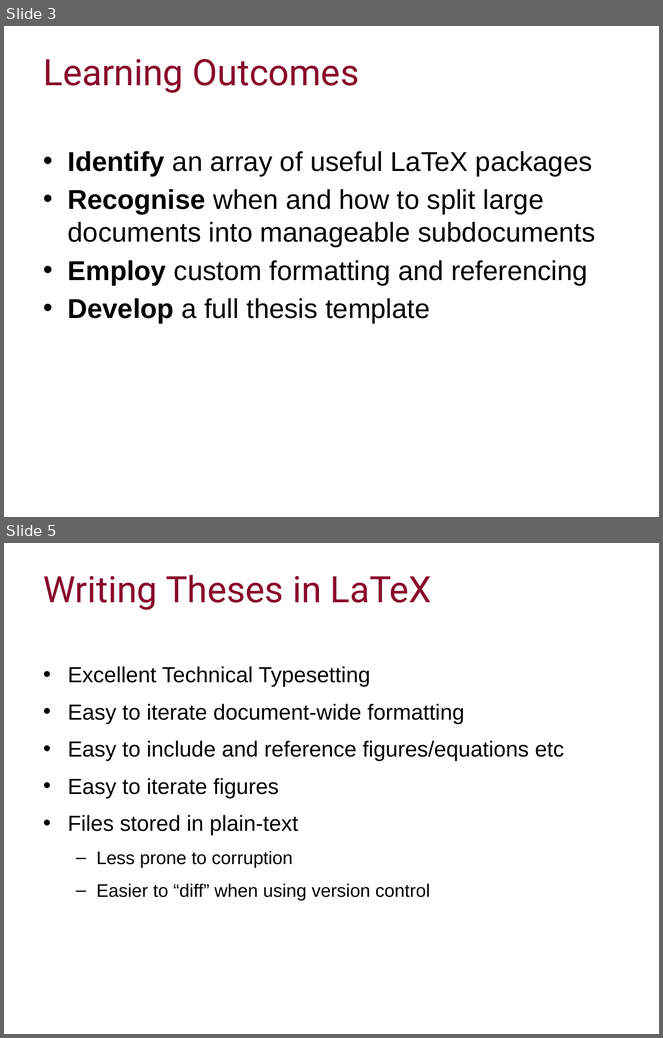
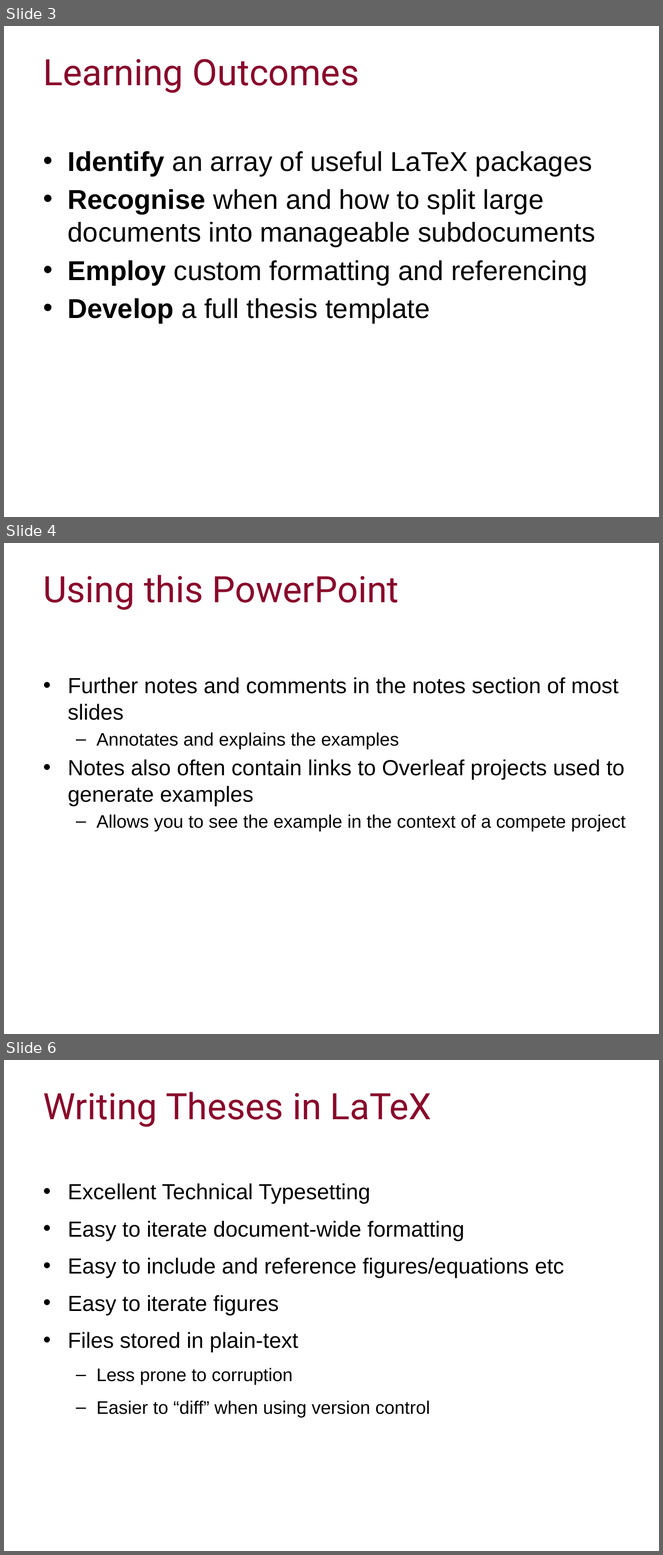
Before and after one commit to ImperialCollegeLondon/RCDS-writing-theses-in-latex, a slide deck: Writing Theses in Latex Slides.pptx. Shown one above the other, each under a label of ours: slides 3 and 5 before the commit, slides 3, 4 and 6 after it; the slides between them are not shown. The pictures are 663x1038 and 663x1555 pixels, drawn with LibreOffice and Linux fonts; fonts in the diff are those of the drawing; background and template pictures are left out. Boxes give left, top, right and bottom in pixels: in the first picture for what was removed or moved away, otherwise in the second. Text is boxed around its words. In the diff, an @@ line names an element or a change of style, - is before the commit and + after.

```diff
--- a/Writing Theses in Latex Slides.pptx
+++ b/Writing Theses in Latex Slides.pptx
@@ slide 4 added at <box>4,543,659,1034</box>, background #FFFFFF @@
@@ title added at <box>43,575,399,610</box>, 40 pt, text #89092B @@
+Using this PowerPoint
@@ text added at <box>68,677,626,832</box>, 24 pt, text #000000 @@
+• Further notes and comments in the notes section of most slides
+  – Annotates and explains the examples
+• Notes also often contain links to Overleaf projects used to generate examples
+  – Allows you to see the example in the context of a compete project
@@ what was slide 5 is now slide 6 @@
```
Also in this commit, not shown: 1 slide changed.
